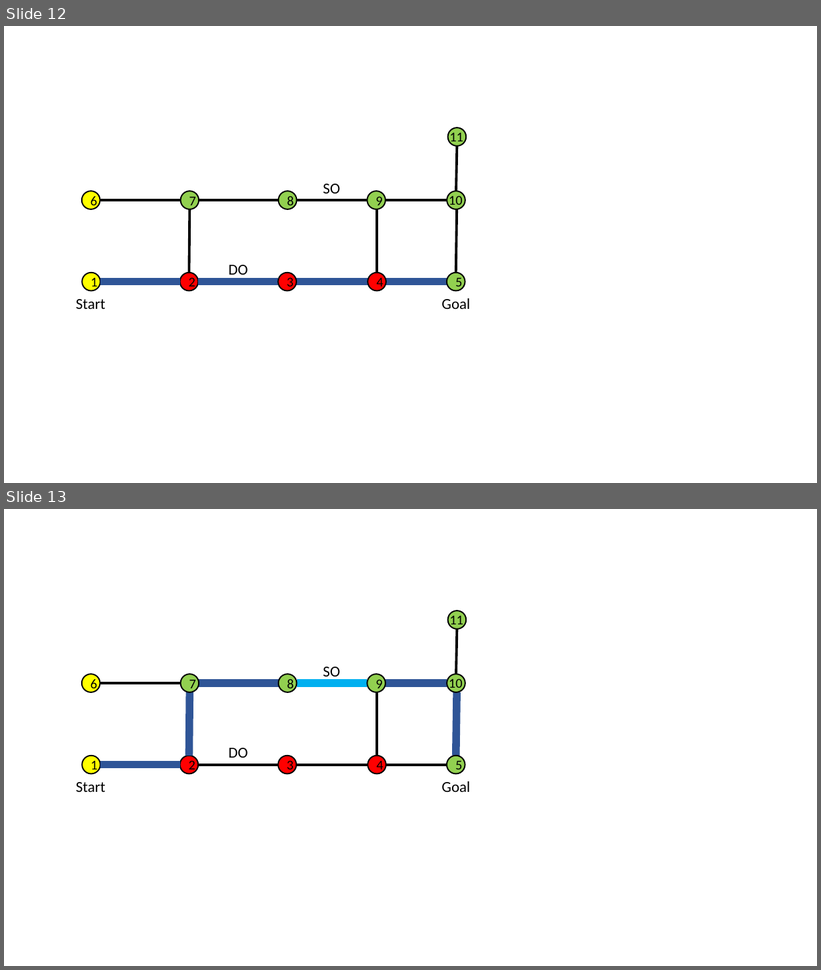
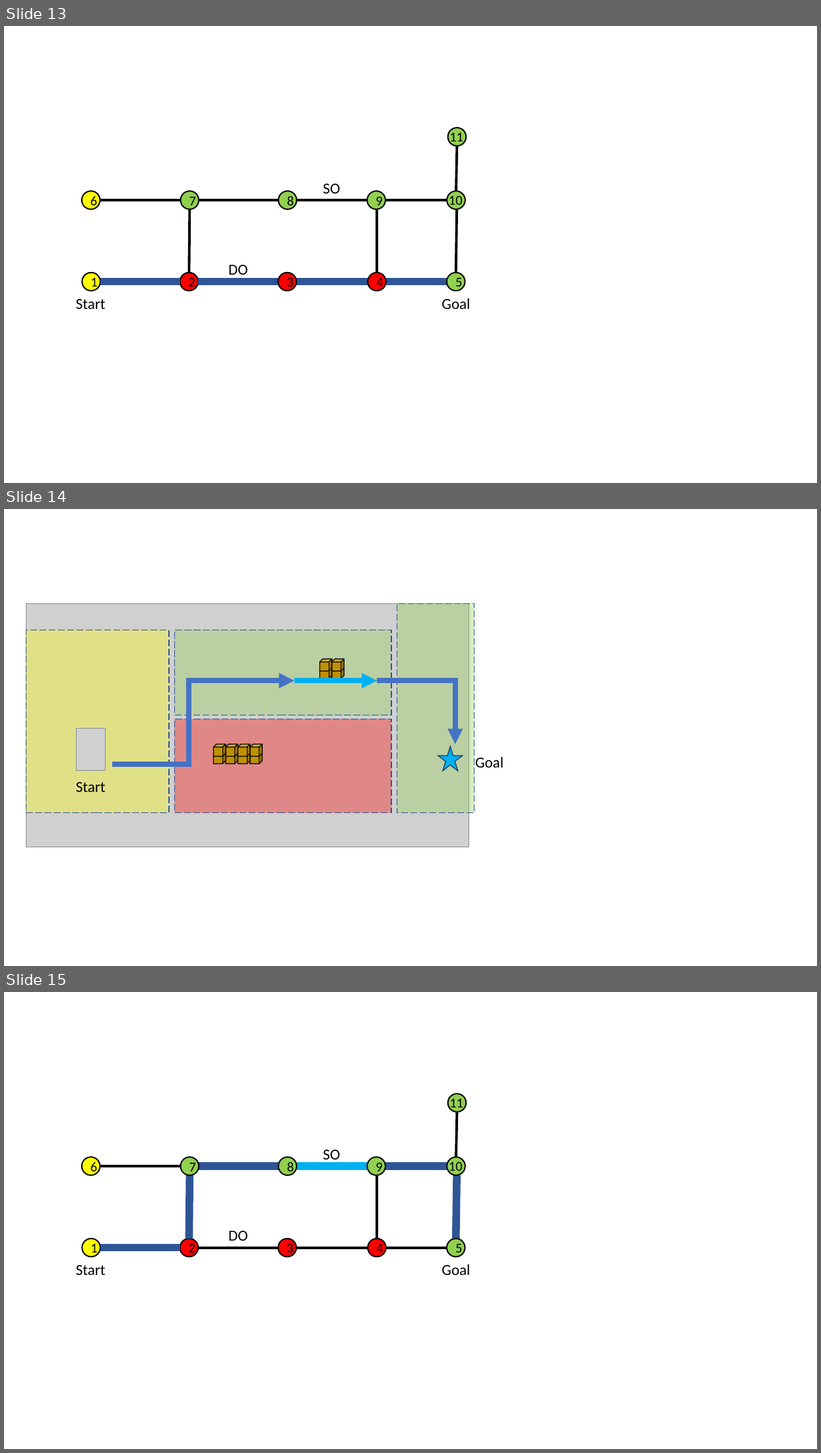
Before and after one commit to cmu-able/explainable-planning, a slide deck: XPlanningEvaluation/data/instruction/instruction.pptx. Shown one above the other, each under a label of ours: slides 12 and 13 before the commit, slides 13, 14 and 15 after it. The pictures are 821x970 and 821x1453 pixels, drawn with LibreOffice and Linux fonts; fonts in the diff are those of the drawing; grey boxes stand for pictures. Boxes give left, top, right and bottom in pixels: in the first picture for what was removed or moved away, otherwise in the second. Text is boxed around its words. In the diff, an @@ line names an element or a change of style, - is before the commit and + after.

```diff
--- a/XPlanningEvaluation/data/instruction/instruction.pptx
+++ b/XPlanningEvaluation/data/instruction/instruction.pptx
@@ slide 14 added at (x1=4, y1=509, x2=817, y2=966), background #FFFFFF @@
@@ picture added at (x1=26, y1=603, x2=469, y2=848) @@
@@ rectangle added at (x1=397, y1=603, x2=475, y2=813), fill #92D050 at 35% opacity, outline #325491 1 pt dashed @@
@@ rectangle added at (x1=26, y1=630, x2=169, y2=813), fill #FFFF00 at 35% opacity, outline #325491 1 pt dashed @@
@@ rectangle added at (x1=175, y1=630, x2=392, y2=716), fill #92D050 at 35% opacity, outline #325491 1 pt dashed @@
@@ group added at (x1=320, y1=659, x2=345, y2=679): 4 cubes @@
@@ elbow arrow added from (112, 764) to (294, 681), #4472C4 6 pt @@
@@ arrow added from (294, 681) to (378, 681), #00B0F0 6 pt @@
@@ elbow arrow added from (378, 681) to (455, 745), #4472C4 6 pt @@
@@ rectangle added at (x1=175, y1=719, x2=392, y2=813), fill #FF0000 at 35% opacity, outline #325491 1 pt dashed @@
@@ picture added at (x1=77, y1=729, x2=105, y2=771) @@
@@ group added at (x1=214, y1=745, x2=263, y2=764): 8 cubes @@
@@ star added at (x1=438, y1=747, x2=463, y2=771), fill #00B0F0, outline #203864 1 pt @@
@@ text added at (x1=475, y1=757, x2=504, y2=768), 18 pt, text #000000 @@
+Goal
@@ text added at (x1=76, y1=782, x2=106, y2=792), 18 pt, text #000000 @@
+Start
@@ what was slide 12 is now slide 13 @@
@@ what was slide 13 is now slide 15 @@
```
Also in this commit, not shown: 3 slides changed, 2 other slides added, 1 slide removed.
